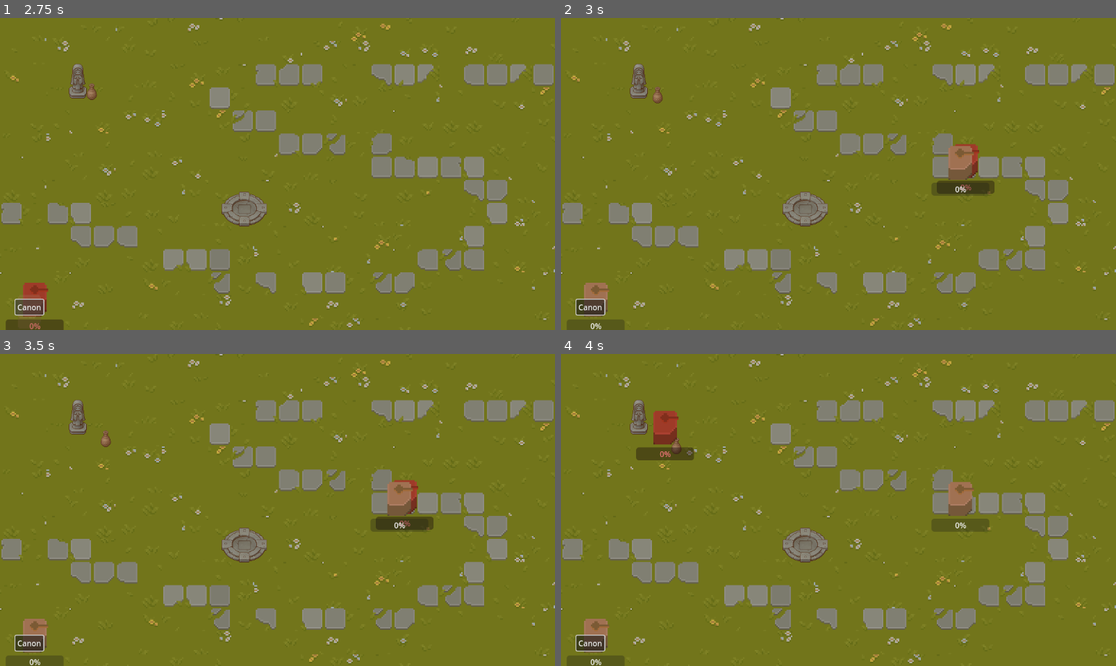
Above: before the commit, frames 1-4 (two rows, left to right).
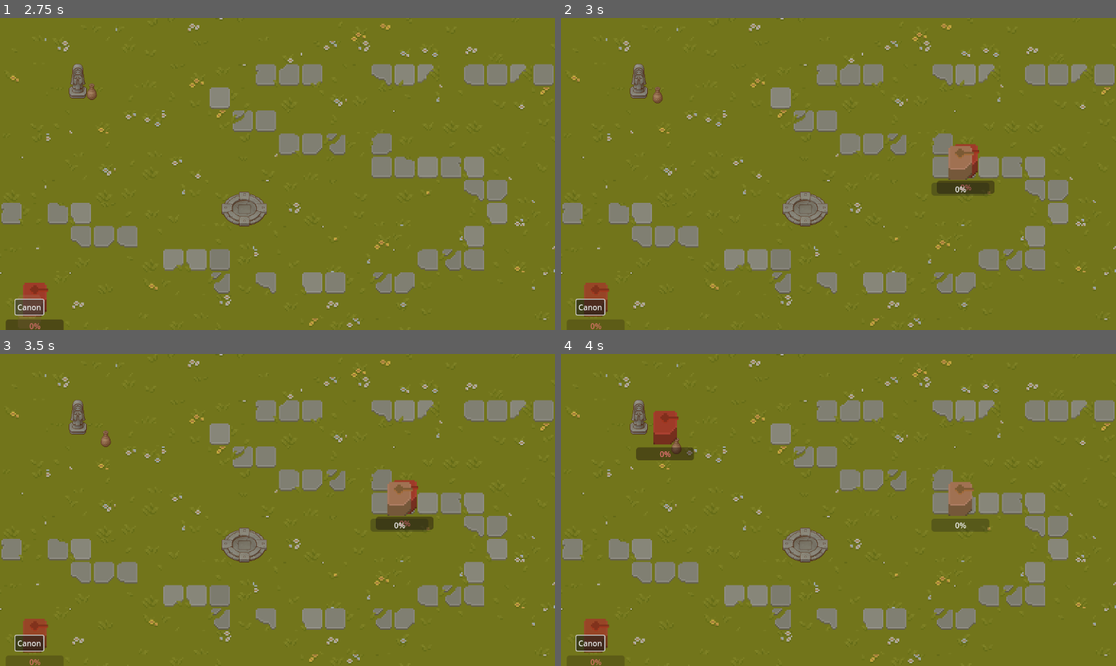
Above: after the commit, the same moments.

Repository: Kinsteen/tower-defense
Game: Godot game, scene res://Main.tscn
Two runs of this game, one before a commit and one after it. Both use one fixed random seed, a clock stepped at 60 frames per second and the inputs below.
Inputs (mouse positions are in pixels of both pictures, inside the frame that each line leads up to):
- Up to frame 1 (2.75 s): click "Canon" at 0.5 s; click "Canon" at 1.25 s; click "Canon" at 2 s
- Up to frame 2 (3 s): tap Enter at 2.75 s; move the mouse to (960, 158) at 2.77 s; hold Shift from 2.78 s (still down); click (960, 158) at 2.92 s
- Up to frame 3 (3.5 s): keep holding Shift
- Up to frame 4 (4 s): release Shift at 3.5 s; drag from (727, 525) to (666, 438) at 3.52 s

Frame 1 is identical in both runs. In frame 2, 0.3% of the frame differs, in the area x 4-9%, y 84-100%; in frame 3, 0.3%; in frame 4, 0.3%.

Commit message:
Add toggle button in popup menu, refactor old signals

Diff:
--- a/prefabs/Canon.gd
+++ b/prefabs/Canon.gd
@@ -48,7 +48,7 @@
 # Is called when we just locked on target and timer is stopped,
 # or when timer times out and we're already locked on target
 func shoot():
-	if target != null:
+	if target != null and self.is_physics_processing():
 		if timer.is_stopped():
 			timer.start()
 		var bullet = BULLET.instantiate()
--- a/prefabs/Canon.tscn
+++ b/prefabs/Canon.tscn
@@ -30,7 +30,4 @@
 
 [node name="Timer" type="Timer" parent="."]
 
-[connection signal="state_changed" from="." to="." method="_on_state_changed"]
-[connection signal="body_entered" from="Area2D" to="." method="_on_body_entered"]
-[connection signal="body_exited" from="Area2D" to="." method="_on_body_exited"]
 [connection signal="timeout" from="Timer" to="." method="_on_timer_timeout"]
--- a/scenes/BuildingPopup.gd
+++ b/scenes/BuildingPopup.gd
@@ -21,6 +21,10 @@
 	parent.state = Building.State.MOVING
 	self.queue_free()
 
+func _on_toggle_pressed():
+	parent.set_physics_process(!parent.is_physics_processing())
+	self.queue_free()
+
 func _on_delete_pressed():
 	parent.queue_free()
 	self.queue_free()
--- a/scenes/BuildingPopup.tscn
+++ b/scenes/BuildingPopup.tscn
@@ -16,9 +16,14 @@
 layout_mode = 2
 text = "Pickup"
 
+[node name="Toggle" type="Button" parent="VBoxContainer"]
+layout_mode = 2
+text = "Toggle"
+
 [node name="Delete" type="Button" parent="VBoxContainer"]
 layout_mode = 2
 text = "Delete"
 
 [connection signal="pressed" from="VBoxContainer/Pickup" to="." method="_on_pickup_pressed"]
+[connection signal="pressed" from="VBoxContainer/Toggle" to="." method="_on_toggle_pressed"]
 [connection signal="pressed" from="VBoxContainer/Delete" to="." method="_on_delete_pressed"]
--- a/scripts/Building.gd
+++ b/scripts/Building.gd
@@ -14,10 +14,13 @@
 var can_place: Callable = func (this: Building):
 	return true
 
+# Could be used by children classes, with self.state_changed.connect(f)
 signal state_changed(old: State, new: State)
 var state: State:
 	set(new_state):
-		state_changed.emit(state, new_state)
+		if state != new_state:
+			state_changed.emit(state, new_state)
+			self._on_state_changed(state, new_state)
 		state = new_state
 
 # Called when the node enters the scene tree for the first time.
@@ -29,8 +32,6 @@
 	if can_place != null:
 		if not can_place.call(self):
 			self.set_modulate(Color(1, .5, .5, 0.8))
-		else:
-			self._on_state_changed(state, state)
 
 # This is triggered everywhere everytime?
 func _input(event):
@@ -49,7 +50,6 @@
 			if state == State.IDLE:
 				BuildingPopup.create_popup(self)
 
-
 func _on_state_changed(old, new):
 	if new == State.MOVING:
 		set_physics_process(false)
